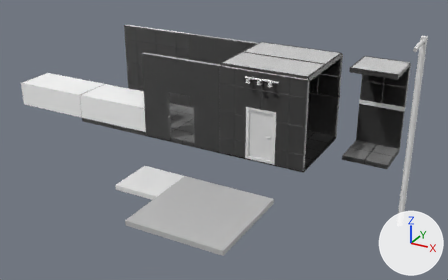
The Blender file BlenderImports/environment_models.blend: old version first, new version second.
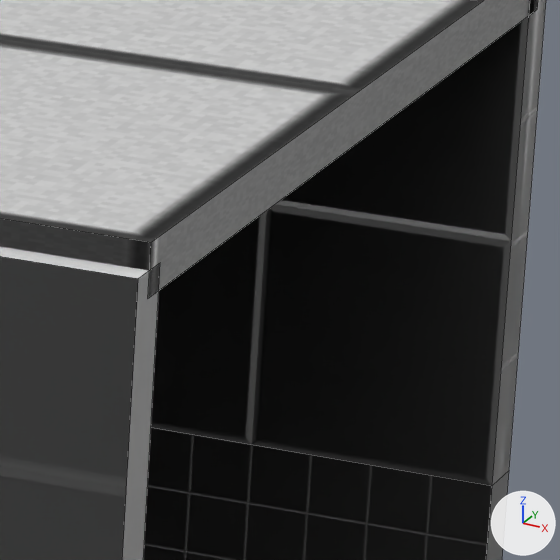
There are two pictures of each version: one whole from a camera (50 mm lens) standing at (6.36, -23.14, 11.66) and looking at (-5.47, -1.63, 0.91), one close up on the part from 66% to 77% of the width and 20% to 37% of the height. The lights are fixed; the arrows at lower right show +X, +Y and +Z. The close-ups show mesh edges as thin lines.

Names of what the first close-up shows: 'FullCeiling', 'Wall1Half1', 'Wall1Half2', 'Wall2Doorway'.
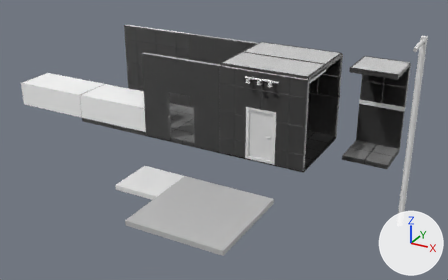
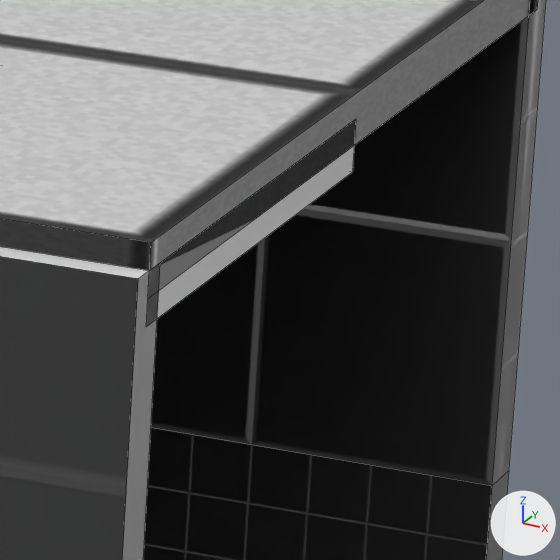
Pixel boxes [x1, y1, x2, y2] of what changed, in the close-ups (560 x 560 px):
'CeilingLight', added
    after: [147, 145, 355, 323]

The change, as a list of edits to the scene's bpy script:
```text
Add me_cube_023:
    me_cube_023.from_pydata(...)  # a box spanning x -2.0..2.0, y -1.0..1.0, z -0.1..0.1
Add ob_ceilinglight:
    ob_ceilinglight = bpy.data.objects.new('CeilingLight', me_cube_023)
    ob_ceilinglight.location = (-4.0, 0.0, 3.9)
```
